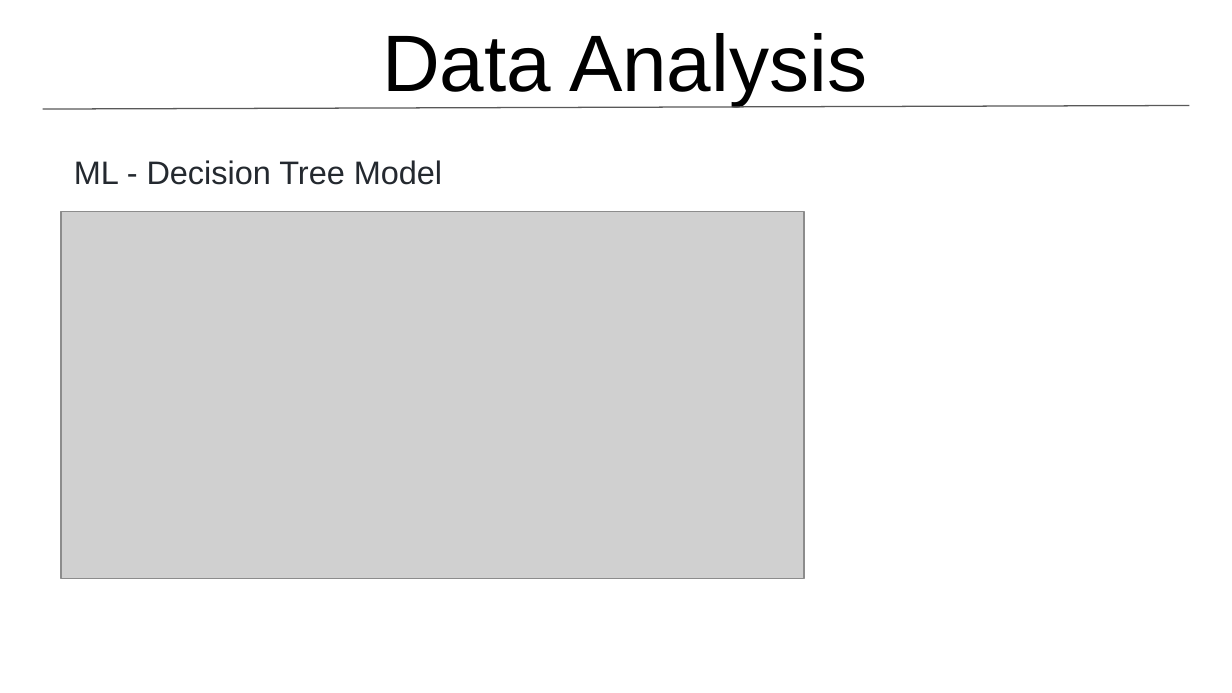
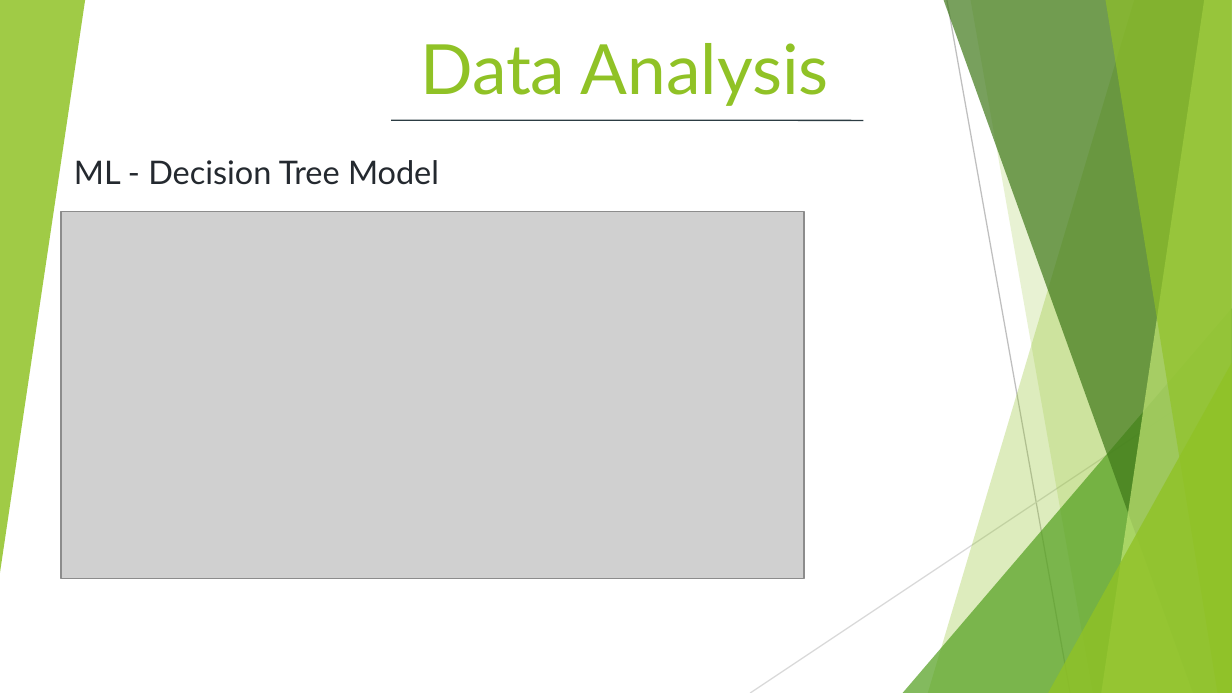
Before and after one commit to GerlechJen/Predicting-Auto-Insurance-Fraud-Claims, a slide deck: slide 9 of Team_6.pptx. Drawn at 1232x693 pixels with LibreOffice and Linux fonts; fonts in the diff are those of the drawing; grey boxes stand for pictures. Boxes give left, top, right and bottom in pixels: in the first picture for what was removed or moved away, otherwise in the second. Text is boxed around its words. In the diff, an @@ line names an element or a change of style, - is before the commit and + after.

```diff
--- a/Team_6.pptx
+++ b/Team_6.pptx
@@ group added at box(0, 0, 1232, 693): 5 freeform shapes, 3 triangles, 2 lines @@
@@ title "Data Analysis" at box(420, 43, 829, 106): size 46.8 to 40.5 pt, font Arial to Lato, text colour #000000 to #90C226 @@
@@ subtitle "ML - Decision Tree Model" at box(74, 160, 439, 185): font Arial to Lato @@
@@ line moved from (43, 110) - (1189, 106) to (391, 121) - (864, 121) @@
@@ line (391, 121) - (864, 121): stroke #595959 0.75 pt to #2C3C43 0.75 pt @@
```
Also in this commit, not shown: 9 other slides changed, 2 slides added, 1 other file.
